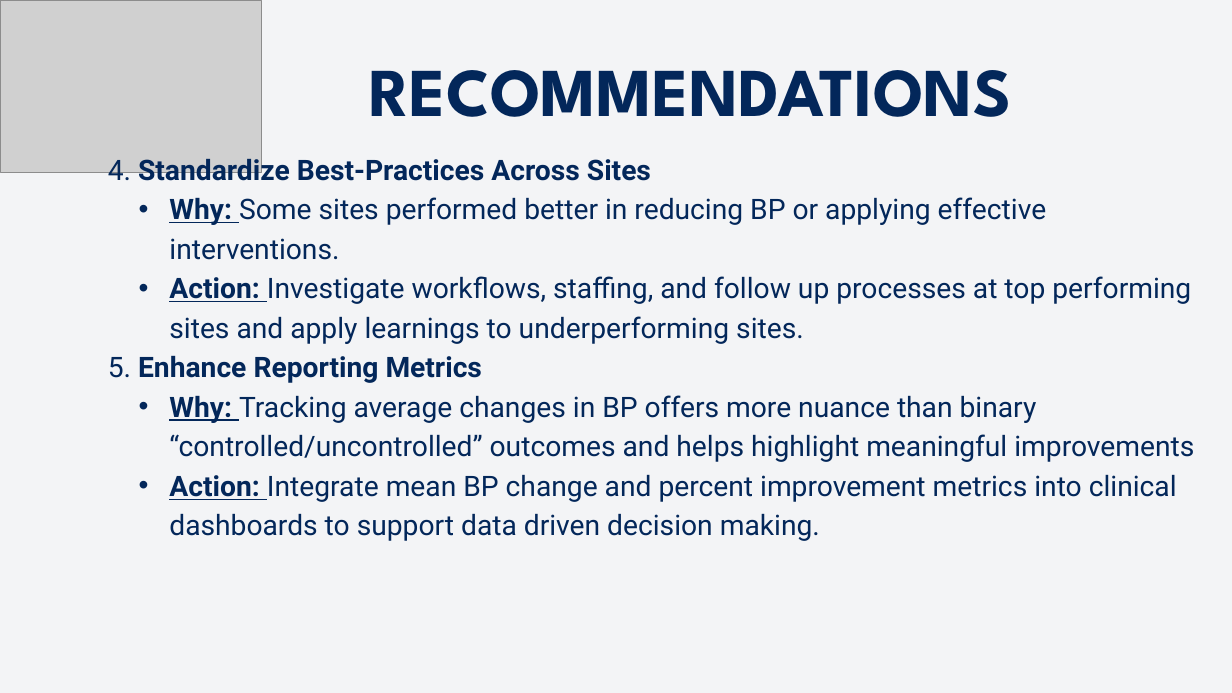
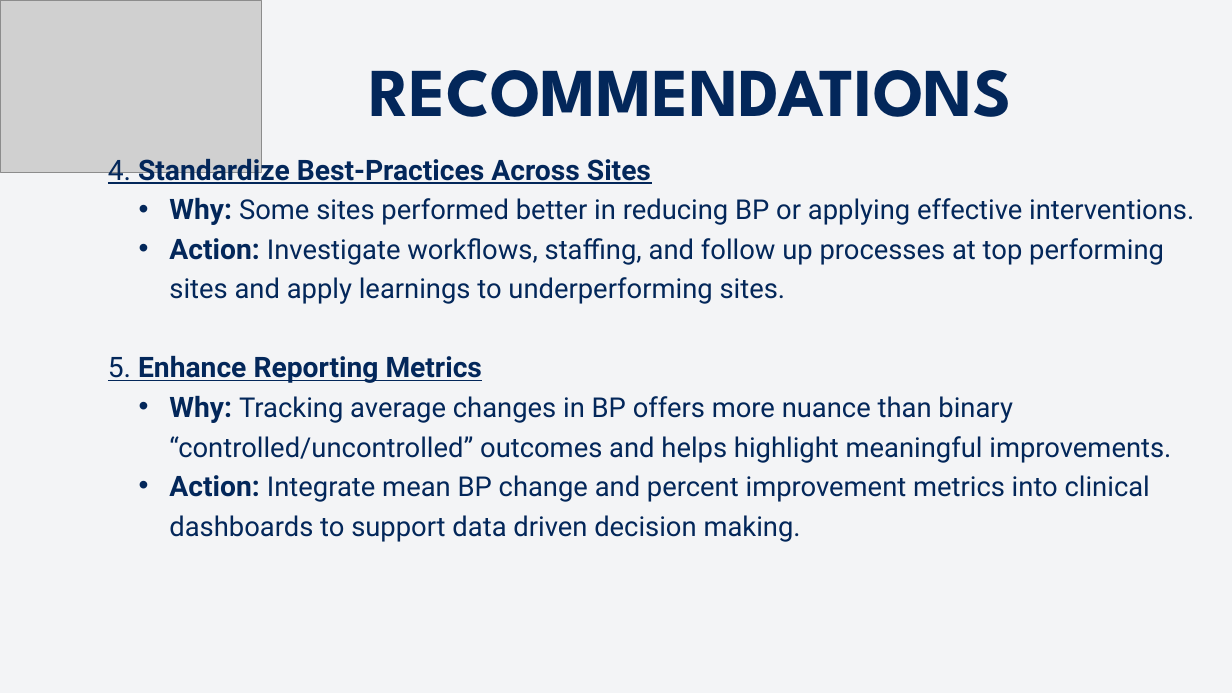
Before and after one commit to hesanche94/TVHC, a slide deck: slide 12 of TVHC SKILLS TEST.pptx. Drawn at 1232x693 pixels with LibreOffice and Linux fonts; fonts in the diff are those of the drawing; grey boxes stand for pictures. Boxes give left, top, right and bottom in pixels: in the first picture for what was removed or moved away, otherwise in the second. Text is boxed around its words. In the diff, an @@ line names an element or a change of style, - is before the commit and + after.

```diff
--- a/TVHC SKILLS TEST.pptx
+++ b/TVHC SKILLS TEST.pptx
@@ text at box(108, 154, 1194, 542): underline on in "4. Standardize Best-Practices Across Sites", "5. Enhance Reporting Metrics"; size 33 to 32 pt in "Some sites performed better in reducing BP ...", "Investigate workflows, staffing, and follow up processes ...", "Integrate mean BP change and percent improvement ..."; underline off in "Why:", "Action:", "Action:" @@
@@ text at box(169, 395, 1171, 463): text changed; size 33 to 32 pt @@
-  • Why: Tracking average changes in BP offers more nuance than binary “controlled/uncontrolled” outcomes and helps highlight meaningful improvements
+  • Why: Tracking average changes in BP offers more nuance than binary “controlled/uncontrolled” outcomes and helps highlight meaningful improvements.
```
Also in this commit, not shown: 8 other slides changed, 1 other file.
